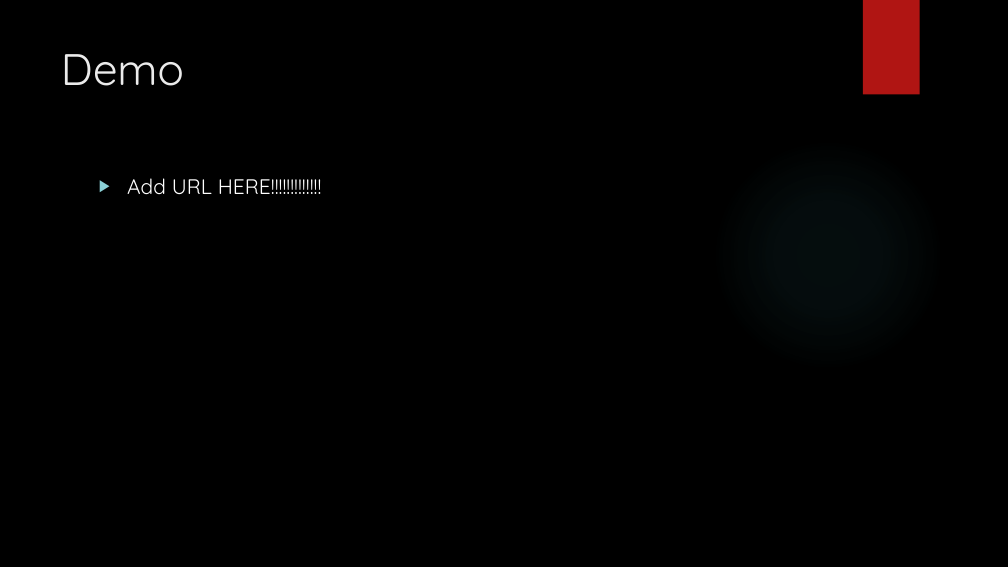
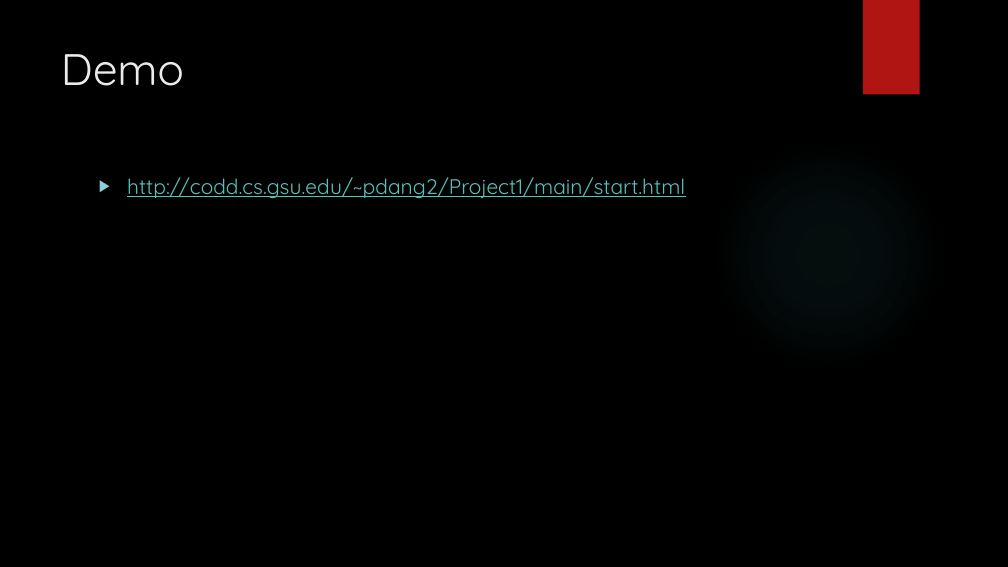
Before and after one commit to qhrjsdl/Webprogramming, a slide deck: slide 10 of Presentation BlackJack.pptx. Drawn at 1008x567 pixels with LibreOffice and Linux fonts; fonts in the diff are those of the drawing; background and template pictures are left out. Boxes give left, top, right and bottom in pixels: in the first picture for what was removed or moved away, otherwise in the second. Text is boxed around its words. In the diff, an @@ line names an element or a change of style, - is before the commit and + after.

```diff
--- a/Presentation BlackJack.pptx
+++ b/Presentation BlackJack.pptx
@@ text at (127,177,685,198): text changed; text colour #FFFFFF to #58C1BA @@
-▶ Add URL HERE!!!!!!!!!!!!!
+▶ http://codd.cs.gsu.edu/~pdang2/Project1/main/start.html
```
Also in this commit, not shown: 1 other slide changed.
